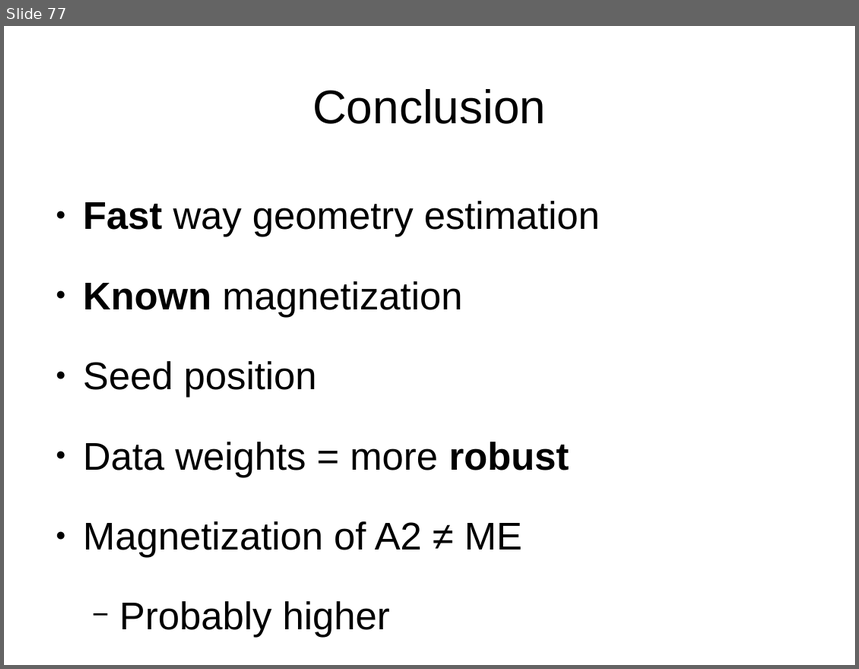
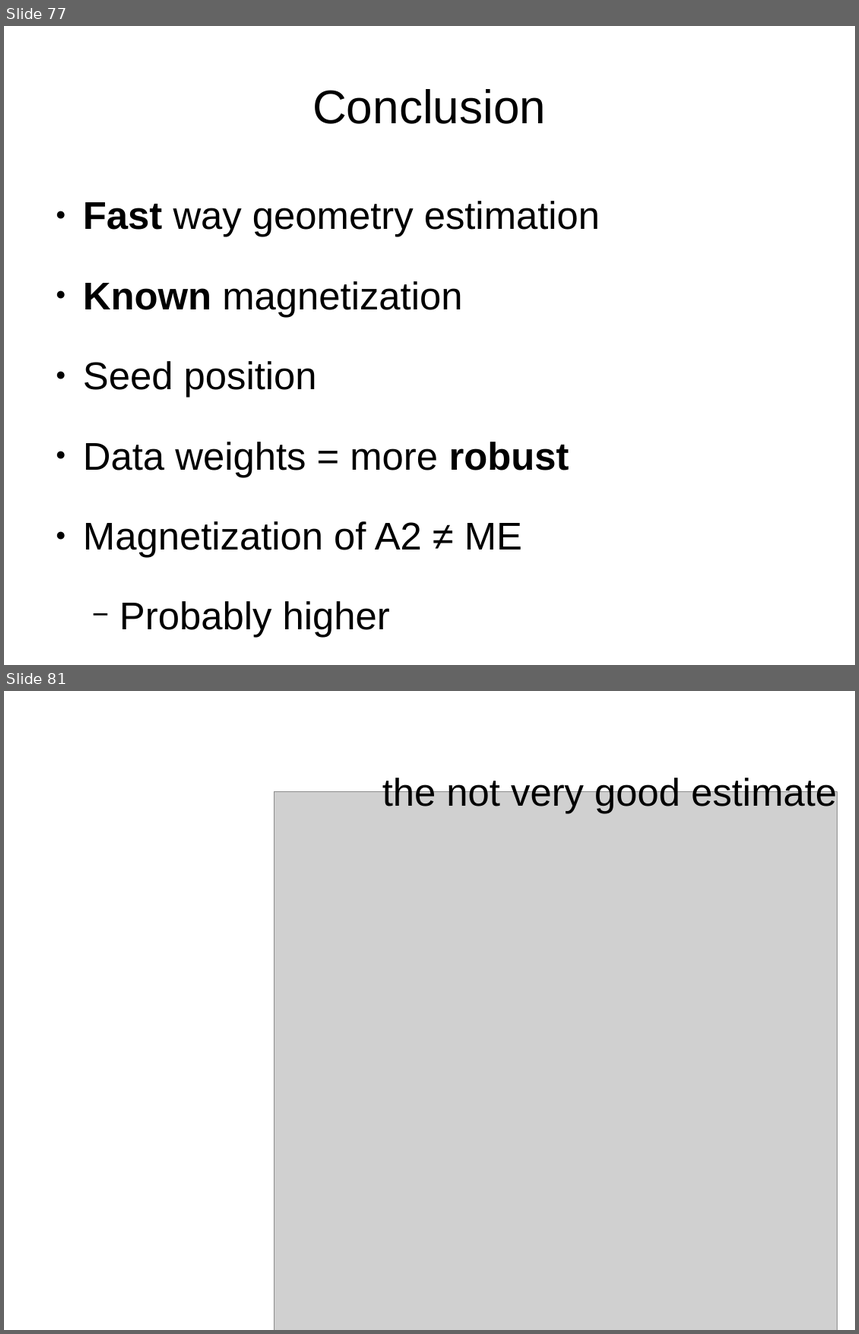
Before and after one commit to leouieda/agu-cancun2013, a slide deck: presentation/uieda_oliveirajr_barbosa.odp. Shown one above the other, each under a label of ours: slide 77 before the commit, slides 77 and 81 after it; the slides between them are not shown. The pictures are 859x669 and 859x1334 pixels, drawn with LibreOffice and Linux fonts; fonts in the diff are those of the drawing; grey boxes stand for pictures. Boxes give left, top, right and bottom in pixels: in the first picture for what was removed or moved away, otherwise in the second. Text is boxed around its words. In the diff, an @@ line names an element or a change of style, - is before the commit and + after.

```diff
--- a/presentation/uieda_oliveirajr_barbosa.odp
+++ b/presentation/uieda_oliveirajr_barbosa.odp
@@ slide 81 added at <box>4,691,855,1330</box>, background #FFFFFF @@
@@ text added at <box>382,775,837,814</box>, 36 pt, text #000000 @@
+the not very good estimate
@@ picture added at <box>275,791,838,1330</box> @@
```
Also in this commit, not shown: 7 other slides added, 1 slide removed, 8 other files.
